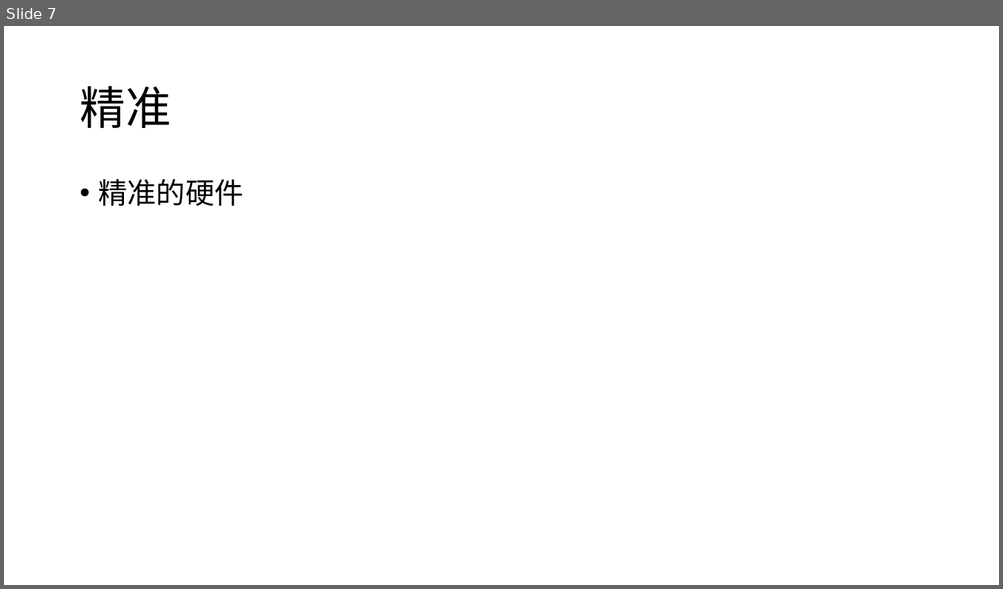
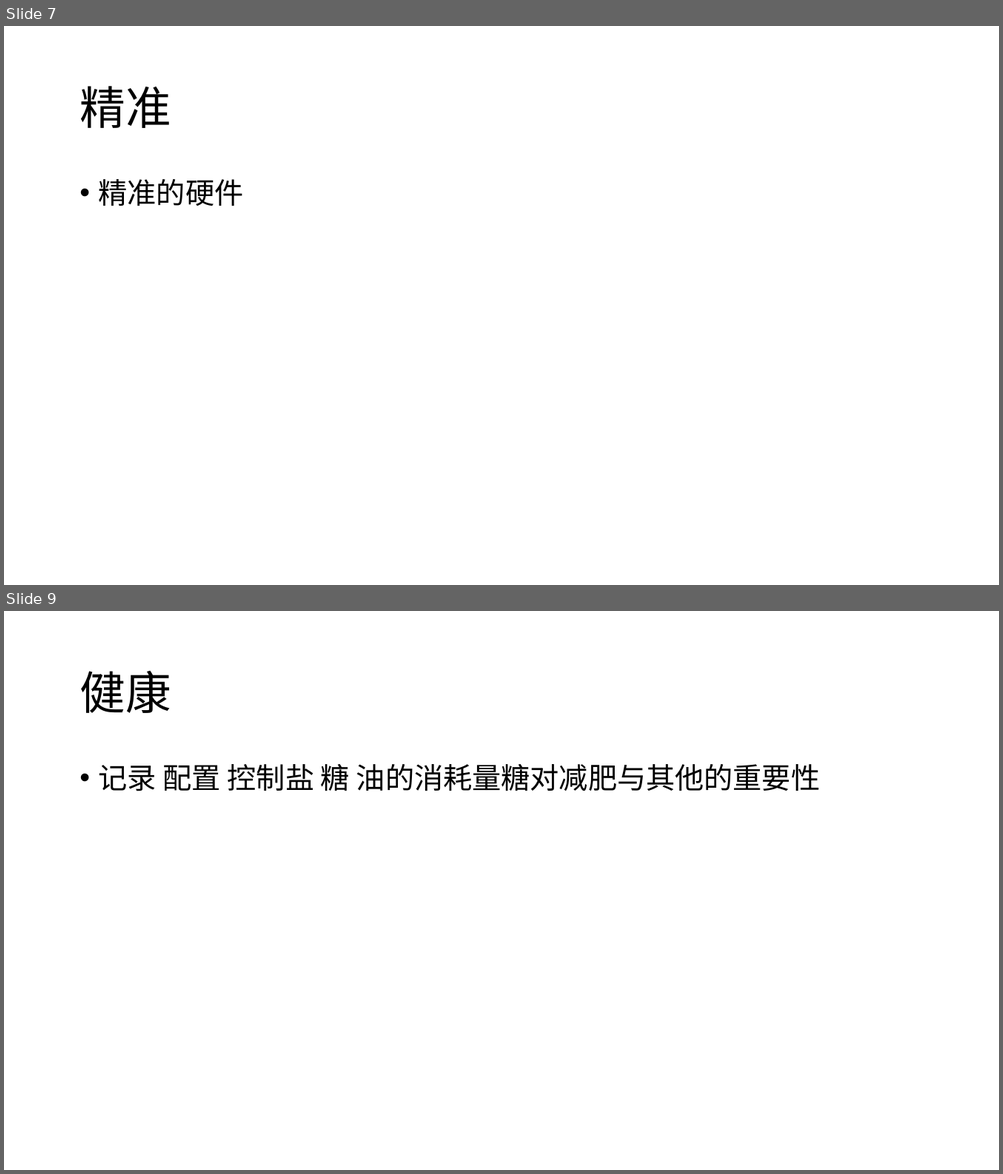
Before and after one commit to SauceX/SauceX-Doc, a slide deck: PPT/臻美味.pptx. Shown one above the other, each under a label of ours: slide 7 before the commit, slides 7 and 9 after it; the slides between them are not shown. The pictures are 1003x589 and 1003x1174 pixels, drawn with LibreOffice and Linux fonts; fonts in the diff are those of the drawing. Boxes give left, top, right and bottom in pixels: in the first picture for what was removed or moved away, otherwise in the second. Text is boxed around its words. In the diff, an @@ line names an element or a change of style, - is before the commit and + after.

```diff
--- a/PPT/臻美味.pptx
+++ b/PPT/臻美味.pptx
@@ slide 9 added at [4, 611, 999, 1170], background #FFFFFF @@
@@ title added at [79, 671, 170, 713], 44 pt, text #000000 @@
+健康
@@ text added at [99, 764, 819, 792], 28 pt, text #000000 @@
+• 记录 配置 控制盐 糖 油的消耗量糖对减肥与其他的重要性
```
Also in this commit, not shown: 1 slide changed, 7 other slides added.
